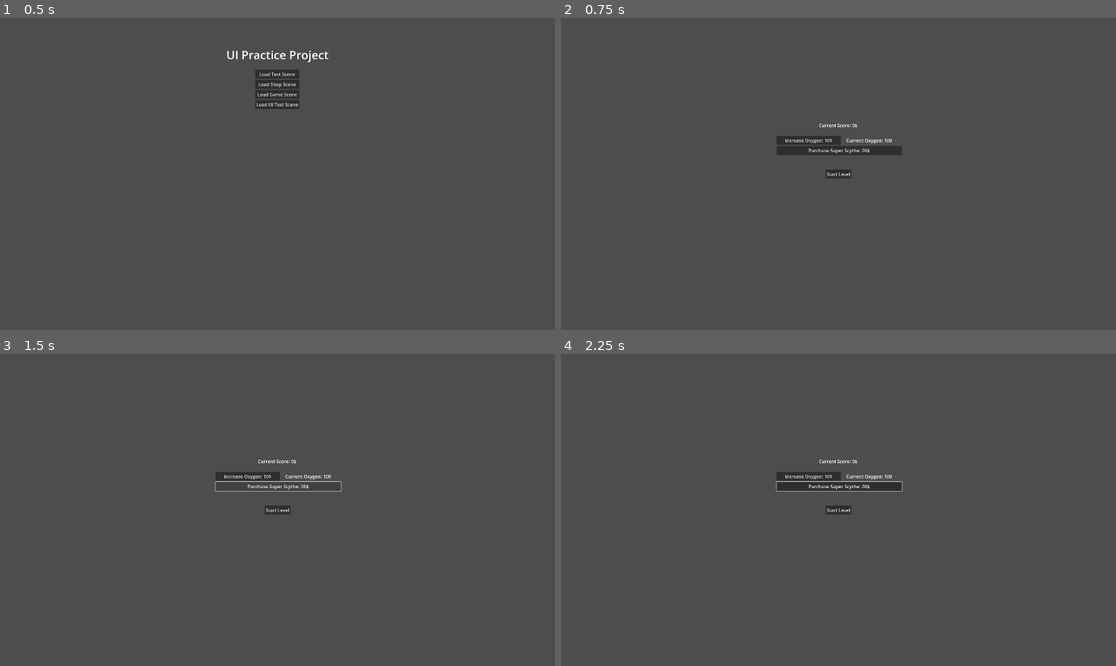
Above: before the commit, frames 1-4 (two rows, left to right).
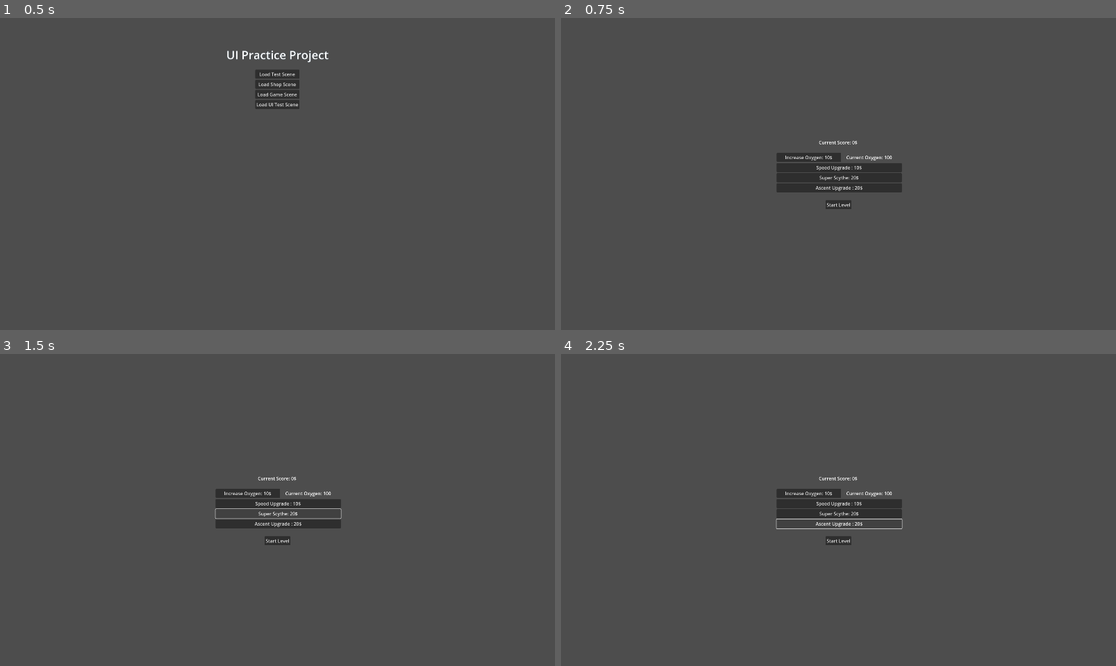
Above: after the commit, the same moments.

Repository: DSurguy/spring-2024-2d-jam
Game: Godot game, scene res://scenes/MainScene/MainScene.tscn
Same seed, same stepped clock (60 frames per second), same inputs: the game is played once before the commit and once after it. Sound files missing from this copy of the repository are replaced by a short silence.
Inputs (mouse positions are in pixels of both pictures, inside the frame that each line leads up to):
- Up to frame 1 (0.5 s): no input
- Up to frame 2 (0.75 s): click "Load Shop Scene" at 0.5 s
- Up to frame 3 (1.5 s): click "Purchase Super Scythe: 20$" (after the commit: "Super Scythe: 20$") at 1.25 s
- Up to frame 4 (2.25 s): click (838, 522) at 2 s, where only the run after the commit has a clickable "Ascent Upgrade : 20$"

Frame 1 is identical in both runs. In frame 2, 3.1% of the frame differs, in the area x 38-62%, y 33-62%; in frame 3, 2.4%; in frame 4, 2.7%.

Commit message:
Shop v3.0

Diff:
--- a/GameState.gd
+++ b/GameState.gd
@@ -5,3 +5,5 @@
 
 var max_oxygen = 100
 var enable_scythe = false
+var ascent_upgrade = false
+var speed_upgrade = 0
--- a/scenes/GameScene/Submarine.gd
+++ b/scenes/GameScene/Submarine.gd
@@ -24,6 +24,7 @@
 
 var velocity : Vector2
 var sub_speedX : float = 200
+var speed_upgrade_value = 50
 var bonk_timer = Timer.new()
 var alarm_timer = Timer.new()
 var bonk_move : Vector2
@@ -37,6 +38,10 @@
 	oxygen.reset()
 	oxygen.start_depleting()
 	if !GameState.enable_scythe : scythe.hide()
+	if GameState.ascent_upgrade :
+		ascent_acceleration *= 2
+	if GameState.speed_upgrade != 0 :
+		sub_speedX += (speed_upgrade_value * GameState.speed_upgrade)
 
 	bonk_timer.one_shot = true
 	add_child(bonk_timer)
--- a/scenes/ShopScene/ShopScene.gd
+++ b/scenes/ShopScene/ShopScene.gd
@@ -4,19 +4,31 @@
 @onready var score_label : Label = $CanvasLayer/ScoreLabel
 @onready var inscrease_oxygen_button : Button = $CanvasLayer/IncreaseOxygenButton
 @onready var purchase_scythe_button : Button = $CanvasLayer/PurchaseScythe
+@onready var purchase_ascent_button : Button = $CanvasLayer/PurchaseAscent
+@onready var purchase_speed_button : Button = $CanvasLayer/PurchaseSpeed
 @onready var purchaseSFX : AudioStreamPlayer = $purchase_sfx
 @onready var purchaseFailSFX : AudioStreamPlayer = $purchase_fail_sfx
 
 @export var oxygen_price = 10
 @export var scythe_price = 20
+@export var ascent_upgrade_price = 20
+@export var speed_upgrade_base_price = 10
+var speed_upgrade_max = 5
 
 func _ready():
 	inscrease_oxygen_button.text = "Increase Oxygen: %d$" % oxygen_price
 	update_oxygen_label()
 	update_score_label()
 	update_scythe_label()
+	update_ascent_label()
+	update_speed_label()
 
 	load_complete.emit()
+
+func _process(delta):
+	if Input.is_action_just_pressed("test_button"):
+		GameState.score = 999
+		update_score_label()
 
 func update_oxygen_label():
 	oxygen_label.set_text("Current Oxygen: %d" % GameState.max_oxygen)
@@ -25,10 +37,18 @@
 	score_label.set_text("Current Score: %d$" % GameState.score)
 
 func update_scythe_label():
-	if GameState.enable_scythe :
-		purchase_scythe_button.text = "PURCHASED"
+	if GameState.enable_scythe : purchase_scythe_button.set_text("PURCHASED")
+	else : purchase_scythe_button.set_text("Super Scythe: %d$" % scythe_price)
+
+func update_ascent_label():
+	if GameState.ascent_upgrade : purchase_ascent_button.set_text("PURCHASED")
+	else : purchase_ascent_button.set_text("Ascent Upgrade : %d$" % ascent_upgrade_price)
+
+func update_speed_label():
+	if GameState.speed_upgrade == speed_upgrade_max : purchase_speed_button.set_text("PURCHASED")
 	else :
-		purchase_scythe_button.set_text("Purchase Super Scythe: %d$" % scythe_price)
+		var current_price = speed_upgrade_base_price + (speed_upgrade_base_price * GameState.speed_upgrade)
+		purchase_speed_button.set_text("Speed Upgrade : %d$" % current_price)
 
 func _on_start_level_button_pressed():
 	loader.load_scene("res://scenes/GameScene/GameScene.tscn")
@@ -49,5 +69,36 @@
 	else :
 		GameState.score -= scythe_price
 		GameState.enable_scythe = true
-		purchase_scythe_button.text = "PURCHASED"
+		purchase_scythe_button.set_text("PURCHASED")
+		update_score_label()
 		purchaseSFX.play()
+
+func _on_purchase_ascent_button_down():
+	if GameState.score < ascent_upgrade_price || GameState.ascent_upgrade == true:
+		purchaseFailSFX.play()
+	else :
+		GameState.score -= ascent_upgrade_price
+		GameState.ascent_upgrade = true
+		purchase_ascent_button.set_text("PURCHASED")
+		update_score_label()
+		purchaseSFX.play()
+
+func _on_purchase_speed_button_down():
+	var current_price = speed_upgrade_base_price + (speed_upgrade_base_price * GameState.speed_upgrade)
+	if GameState.score < current_price:
+		purchaseFailSFX.play()
+	elif GameState.speed_upgrade == speed_upgrade_max :
+		purchase_speed_button.set_text("PURCHASED")
+		purchaseFailSFX.play()
+	else :
+		GameState.score -= current_price
+		GameState.speed_upgrade += 1
+
+		if GameState.speed_upgrade == speed_upgrade_max :
+			purchase_speed_button.set_text("PURCHASED")
+		else :
+			current_price = speed_upgrade_base_price + (speed_upgrade_base_price * GameState.speed_upgrade)
+			purchase_speed_button.set_text("Speed Upgrade : %d$" % current_price)
+
+		update_score_label()
+		purchaseSFX.play()
--- a/scenes/ShopScene/ShopScene.tscn
+++ b/scenes/ShopScene/ShopScene.tscn
@@ -16,9 +16,9 @@
 anchor_right = 0.5
 anchor_bottom = 0.5
 offset_left = -45.0
-offset_top = -15.5
+offset_top = 91.0
 offset_right = 45.0
-offset_bottom = 15.5
+offset_bottom = 122.0
 grow_horizontal = 2
 grow_vertical = 2
 text = "Start Level"
@@ -30,19 +30,35 @@
 anchor_right = 0.5
 anchor_bottom = 0.5
 offset_left = -214.0
-offset_top = -132.0
+offset_top = -73.0
 offset_right = 9.0
-offset_bottom = -101.0
+offset_bottom = -42.0
 grow_horizontal = 2
 grow_vertical = 2
 text = "Increase Oxygen: $"
 
 [node name="PurchaseScythe" type="Button" parent="CanvasLayer"]
 offset_left = 746.0
-offset_top = 443.0
+offset_top = 537.0
 offset_right = 1179.0
-offset_bottom = 475.0
-text = "Purchase: Super Saw"
+offset_bottom = 569.0
+text = "Super Saw : $"
+
+[node name="PurchaseAscent" type="Button" parent="CanvasLayer"]
+offset_left = 746.0
+offset_top = 572.0
+offset_right = 1179.0
+offset_bottom = 604.0
+text = "Ascent Upgrade : $
+"
+
+[node name="PurchaseSpeed" type="Button" parent="CanvasLayer"]
+offset_left = 746.0
+offset_top = 502.0
+offset_right = 1179.0
+offset_bottom = 534.0
+text = "Speed Upgrade : $
+"
 
 [node name="OxygenLabel" type="Label" parent="CanvasLayer"]
 anchors_preset = 8
@@ -51,9 +67,9 @@
 anchor_right = 0.5
 anchor_bottom = 0.5
 offset_left = 11.0
-offset_top = -128.0
+offset_top = -69.0
 offset_right = 202.0
-offset_bottom = -105.0
+offset_bottom = -46.0
 grow_horizontal = 2
 grow_vertical = 2
 text = "Current Oxygen: X"
@@ -61,9 +77,9 @@
 
 [node name="ScoreLabel" type="Label" parent="CanvasLayer"]
 offset_left = 892.0
-offset_top = 360.0
+offset_top = 419.0
 offset_right = 1027.0
-offset_bottom = 383.0
+offset_bottom = 442.0
 text = "Current Money: X"
 
 [node name="purchase_sfx" type="AudioStreamPlayer" parent="."]
@@ -75,3 +91,5 @@
 [connection signal="pressed" from="CanvasLayer/StartLevelButton" to="." method="_on_start_level_button_pressed"]
 [connection signal="pressed" from="CanvasLayer/IncreaseOxygenButton" to="." method="_on_increase_oxygen_button_pressed"]
 [connection signal="button_down" from="CanvasLayer/PurchaseScythe" to="." method="_on_purchase_scythe_button_down"]
+[connection signal="button_down" from="CanvasLayer/PurchaseAscent" to="." method="_on_purchase_ascent_button_down"]
+[connection signal="button_down" from="CanvasLayer/PurchaseSpeed" to="." method="_on_purchase_speed_button_down"]
